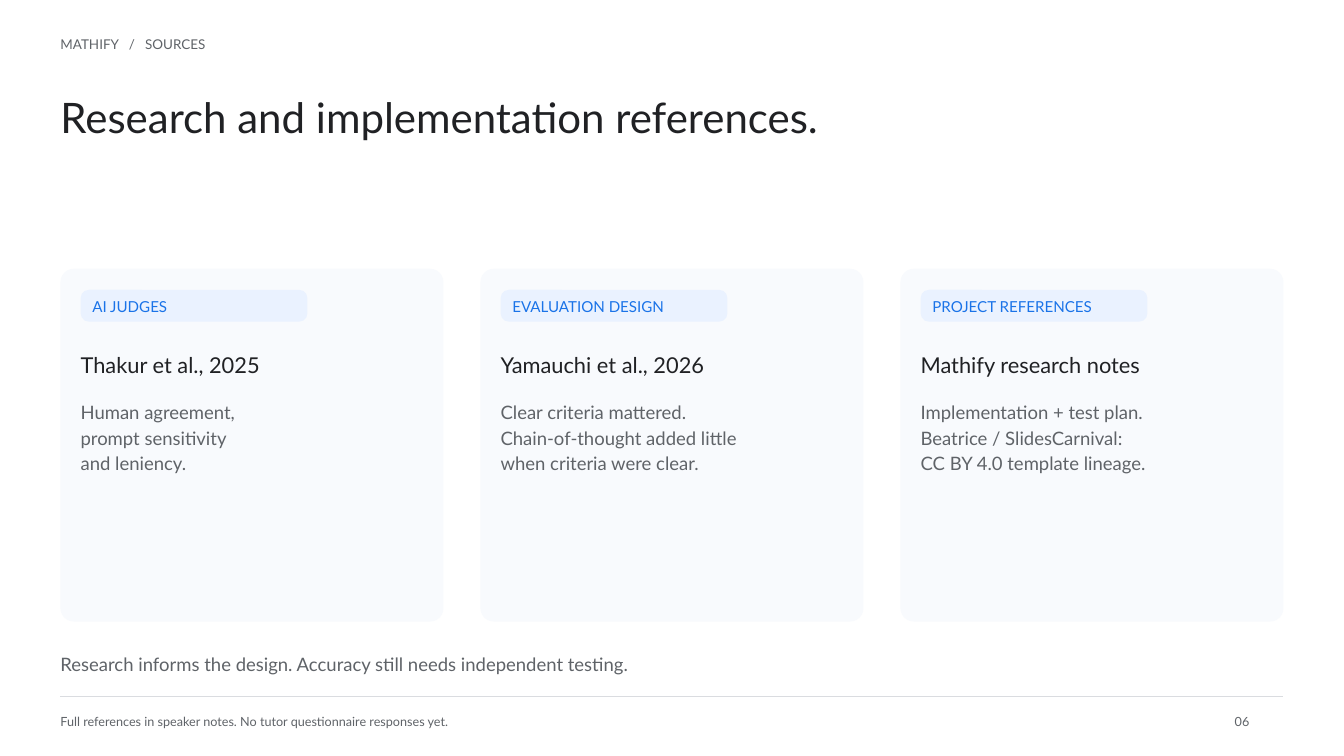
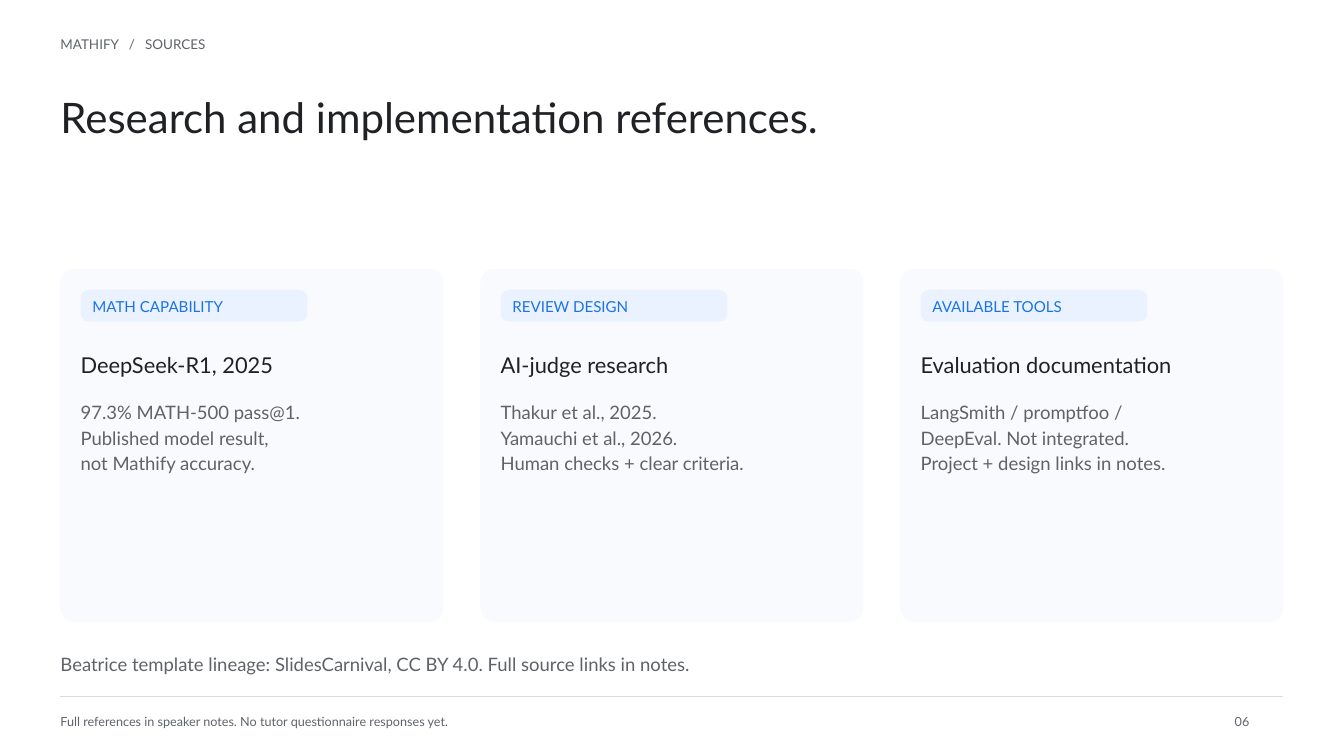
Before and after one commit to Jeff15321/mathify-brief, a slide deck: slide 6 of public/Mathify-stakeholder-evidence.pptx. Drawn at 1344x756 pixels with LibreOffice and Linux fonts; fonts in the diff are those of the drawing; background and template pictures are left out. Boxes give left, top, right and bottom in pixels: in the first picture for what was removed or moved away, otherwise in the second. Text is boxed around its words. In the diff, an @@ line names an element or a change of style, - is before the commit and + after.

```diff
--- a/public/Mathify-stakeholder-evidence.pptx
+++ b/public/Mathify-stakeholder-evidence.pptx
@@ text at bbox=[92, 301, 223, 312]: text changed @@
-AI JUDGES
+MATH CAPABILITY
@@ text at bbox=[512, 301, 628, 312]: text changed @@
-EVALUATION DESIGN
+REVIEW DESIGN
@@ text at bbox=[932, 301, 1062, 312]: text changed @@
-PROJECT REFERENCES
+AVAILABLE TOOLS
@@ text at bbox=[81, 357, 273, 377]: text changed @@
-Thakur et al., 2025
+DeepSeek-R1, 2025
@@ text at bbox=[501, 357, 668, 377]: text changed @@
-Yamauchi et al., 2026
+AI-judge research
@@ text at bbox=[921, 357, 1171, 373]: text changed @@
-Mathify research notes
+Evaluation documentation
@@ text at bbox=[81, 405, 300, 473]: text changed @@
-Human agreement,
-prompt sensitivity
-and leniency.
+97.3% MATH-500 pass@1.
+Published model result,
+not Mathify accuracy.
@@ text at bbox=[501, 405, 744, 470]: text changed @@
-Clear criteria mattered.
-Chain-of-thought added little
-when criteria were clear.
+Thakur et al., 2025.
+Yamauchi et al., 2026.
+Human checks + clear criteria.
@@ text at bbox=[921, 405, 1165, 474]: text changed @@
-Implementation + test plan.
-Beatrice / SlidesCarnival:
-CC BY 4.0 template lineage.
+LangSmith / promptfoo /
+DeepEval. Not integrated.
+Project + design links in notes.
@@ text at bbox=[60, 657, 689, 675]: text changed @@
-Research informs the design. Accuracy still needs independent testing.
+Beatrice template lineage: SlidesCarnival, CC BY 4.0. Full source links in notes.
```
Also in this commit, not shown: 3 slides added, 3 slides removed, 4 other files.
